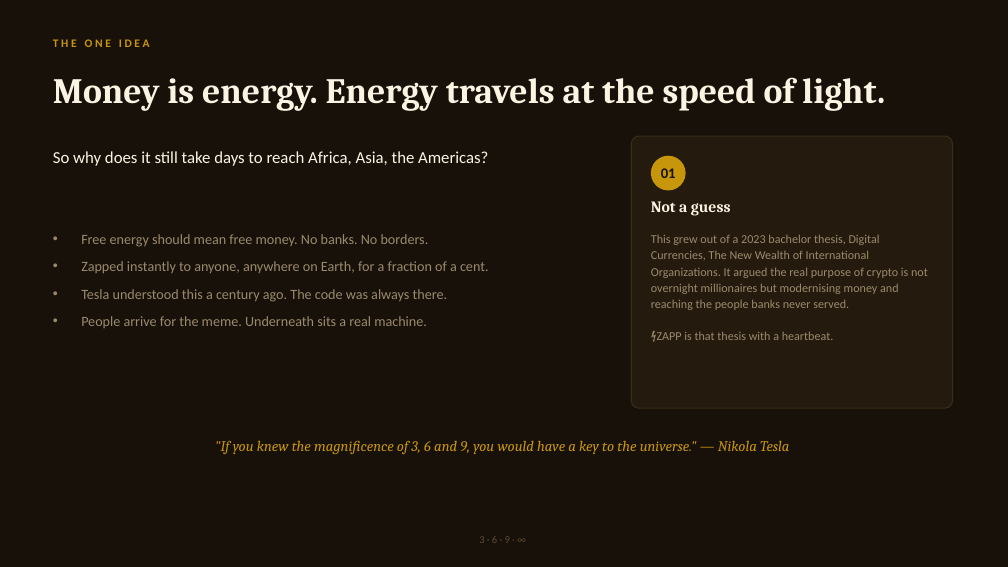
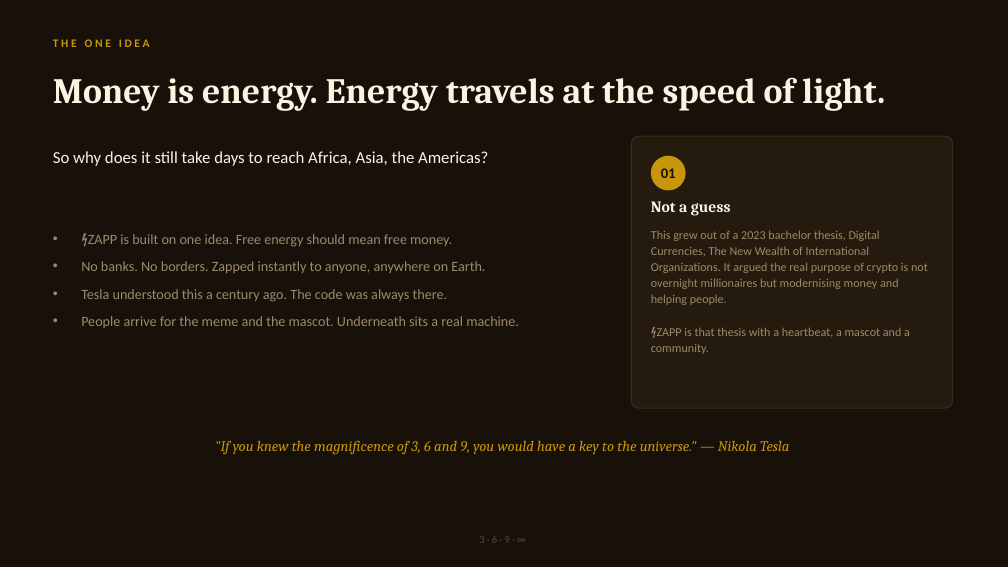
Before and after one commit to anatomyofagoalofficial-lab/zapp369, a slide deck: slide 2 of ZAPP_Deck.pptx. Drawn at 1008x567 pixels with LibreOffice and Linux fonts; fonts in the diff are those of the drawing. Boxes give left, top, right and bottom in pixels: in the first picture for what was removed or moved away, otherwise in the second. Text is boxed around its words. In the diff, an @@ line names an element or a change of style, - is before the commit and + after.

```diff
--- a/ZAPP_Deck.pptx
+++ b/ZAPP_Deck.pptx
@@ text at box(81, 234, 485, 273): text changed @@
-• Free energy should mean free money. No banks. No borders.
-• Zapped instantly to anyone, anywhere on Earth, for a fraction of a cent.
+• ⚡ZAPP is built on one idea. Free energy should mean free money.
+• No banks. No borders. Zapped instantly to anyone, anywhere on Earth.
@@ text at box(651, 230, 928, 354): text changed @@
-This grew out of a 2023 bachelor thesis, Digital Currencies, The New Wealth of International Organizations. It argued the real purpose of crypto is not overnight millionaires but modernising money and reaching the people banks never served.
-⚡ZAPP is that thesis with a heartbeat.
+This grew out of a 2023 bachelor thesis, Digital Currencies, The New Wealth of International Organizations. It argued the real purpose of crypto is not overnight millionaires but modernising money and helping people.
+⚡ZAPP is that thesis with a heartbeat, a mascot and a community.
@@ text at box(81, 316, 519, 328): text changed @@
-• People arrive for the meme. Underneath sits a real machine.
+• People arrive for the meme and the mascot. Underneath sits a real machine.
```
Also in this commit, not shown: 12 other slides changed, 4 slides added, 5 slides removed, 4 other files.
